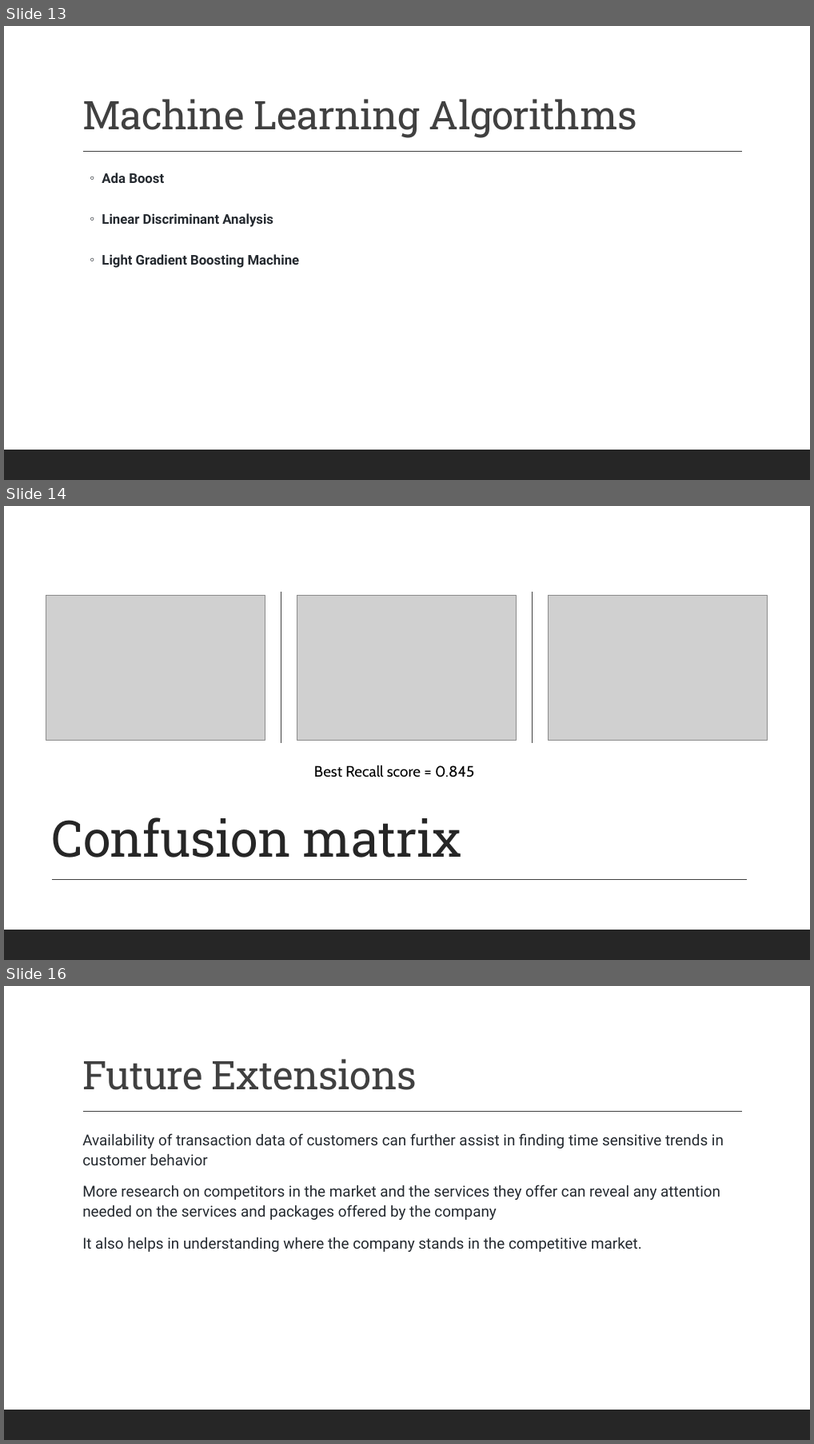
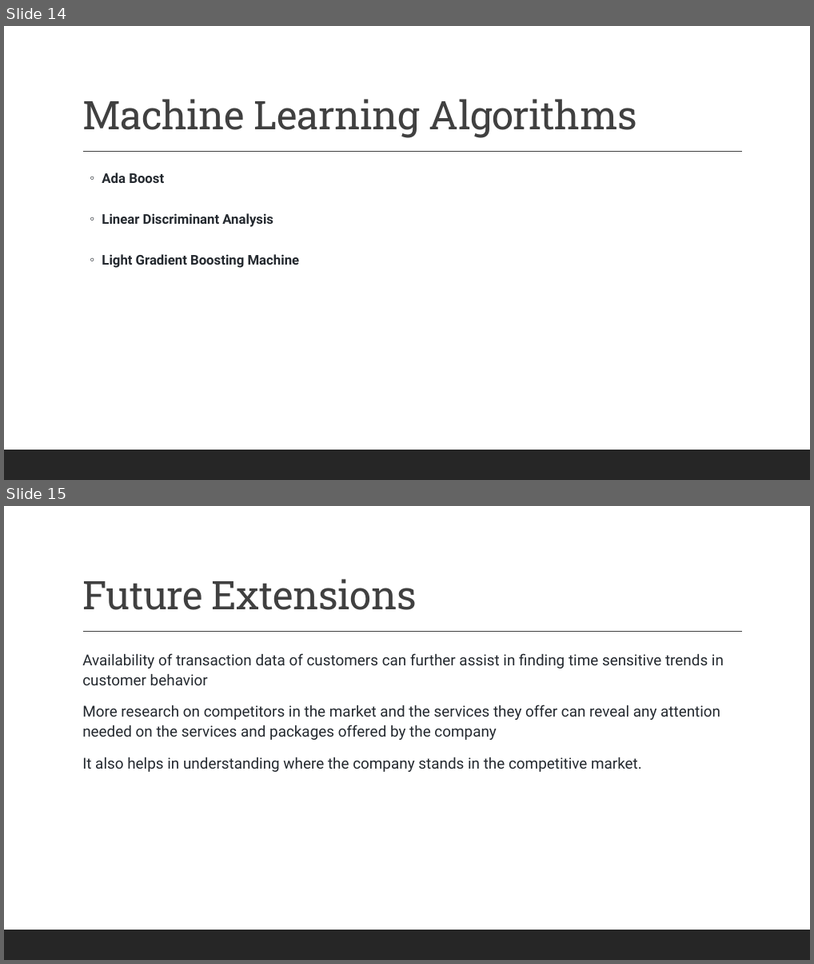
Before and after one commit to VargheseTresa/SpringBoard, a slide deck: cap3/Capstone_Final_Slides.pptx. Shown one above the other, each under a label of ours: slides 13, 14 and 16 before the commit, slides 14 and 15 after it; the slides between them are not shown. The pictures are 814x1444 and 814x964 pixels, drawn with LibreOffice and Linux fonts; fonts in the diff are those of the drawing; grey boxes stand for pictures. Boxes give left, top, right and bottom in pixels: in the first picture for what was removed or moved away, otherwise in the second. Text is boxed around its words. In the diff, an @@ line names an element or a change of style, - is before the commit and + after.

```diff
--- a/cap3/Capstone_Final_Slides.pptx
+++ b/cap3/Capstone_Final_Slides.pptx
@@ slide 14 removed at bbox=[4, 506, 810, 960], background #FFFFFF @@
@@ rectangle removed at bbox=[4, 506, 810, 960] @@
@@ picture removed at bbox=[46, 595, 265, 740] @@
@@ line removed from (281, 592) to (281, 743) @@
@@ picture removed at bbox=[298, 595, 516, 740] @@
@@ line removed from (533, 592) to (533, 743) @@
@@ picture removed at bbox=[549, 595, 767, 740] @@
@@ text removed at bbox=[314, 764, 474, 777] @@
-Best Recall score = 0.845
@@ title removed at bbox=[52, 817, 462, 857] @@
-Confusion matrix
@@ line removed from (52, 880) to (747, 880) @@
@@ rectangle removed at bbox=[4, 929, 810, 960] @@
@@ what was slide 13 is now slide 14 @@
@@ what was slide 16 is now slide 15 @@
```
Also in this commit, not shown: 2 slides changed, 9 slides added, 9 other slides removed, 1 other file.
